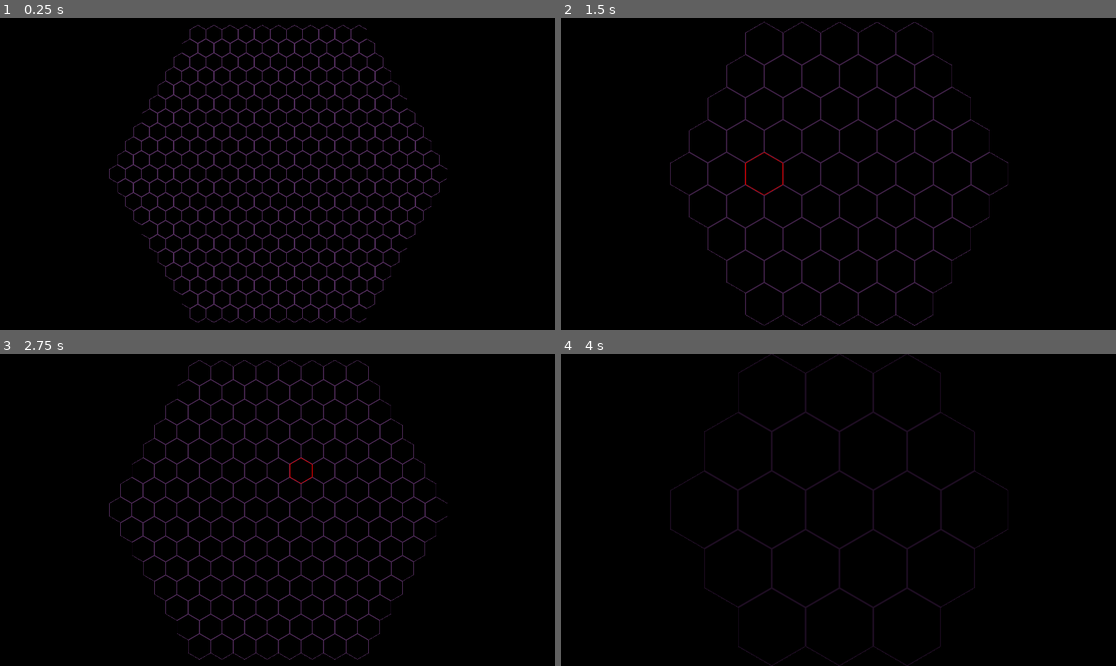
Above: before the commit, frames 1-4 (two rows, left to right).
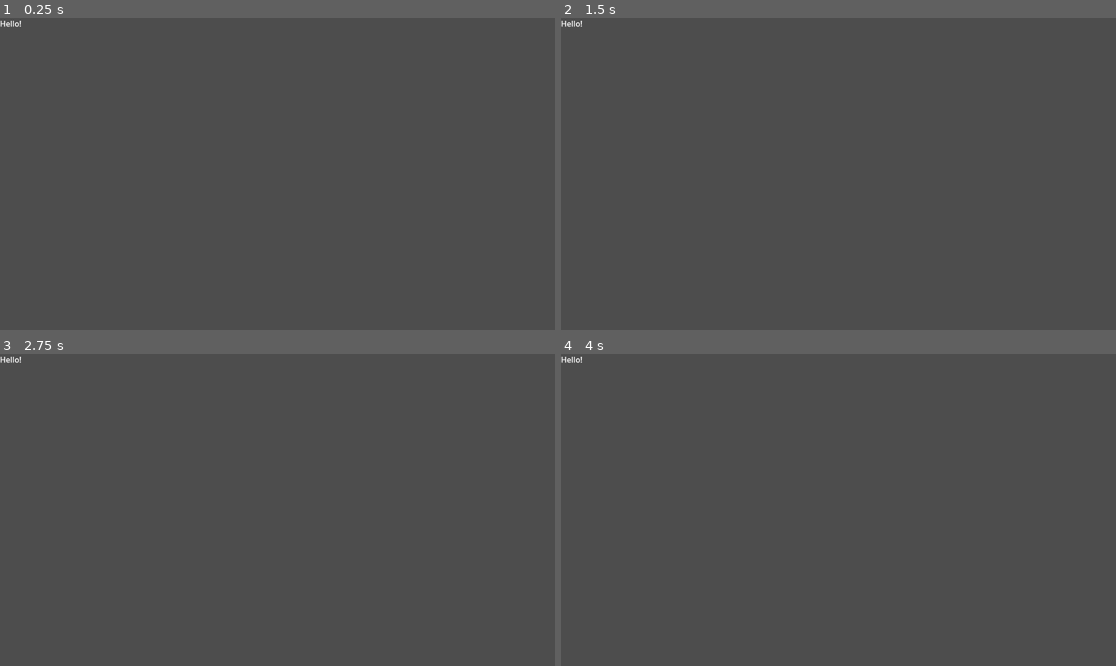
Above: after the commit, the same moments.

Repository: eyeree/cab
Game: Godot game, scene res://game/ui/main.tscn
Two runs of this game, one before a commit and one after it. Both use one fixed random seed, a clock stepped at 60 frames per second and the inputs below. Before the commit the project starts from res://grid/grid_scene.tscn.
Inputs (mouse positions are in pixels of both pictures, inside the frame that each line leads up to):
- Up to frame 1 (0.25 s): no input
- Up to frame 2 (1.5 s): tap Enter at 0.5 s; move the mouse to (960, 158) at 0.52 s; tap 1 at 0.6 s; click (960, 158) at 0.67 s; tap Space at 1.25 s; move the mouse to (727, 189) at 1.27 s; tap 2 at 1.35 s; click (727, 189) at 1.42 s
- Up to frame 3 (2.75 s): tap Enter at 2 s; move the mouse to (333, 441) at 2.02 s; tap 3 at 2.1 s; click (333, 441) at 2.17 s
- Up to frame 4 (4 s): tap Space at 2.75 s; move the mouse to (810, 572) at 2.77 s; tap 4 at 2.85 s; click (810, 572) at 2.92 s; tap Enter at 3.5 s; move the mouse to (1005, 556) at 3.52 s; tap 1 at 3.6 s; click (1005, 556) at 3.67 s

The runs differ from the first frame. In frame 1, 100% of the frame differs, in the area x 0-100%, y 0-100%; in frame 2, 100%; in frame 3, 100%; in frame 4, 100%.

Commit message:
model

Diff:
--- /dev/null
+++ b/game/icon/game_icon_1.svg
@@ -0,0 +1,48 @@
+<svg width="128" height="128" viewBox="0 0 128 128" xmlns="http://www.w3.org/2000/svg">
+  <!-- Hexagonal background -->
+  <defs>
+    <linearGradient id="grad" x1="0" y1="0" x2="1" y2="1">
+      <stop offset="0%" stop-color="#3A6332"/>
+      <stop offset="100%" stop-color="#89C16F"/>
+    </linearGradient>
+  </defs>
+  <polygon
+    points="64,8 112,32 112,96 64,120 16,96 16,32"
+    fill="url(#grad)"
+    stroke="#2A4B24"
+    stroke-width="4"
+    stroke-linejoin="round" />
+
+  <!-- Organic branching paths inside the hex -->
+  <g stroke="#2A4B24" stroke-width="4" fill="none" stroke-linecap="round" stroke-linejoin="round">
+    <!-- Main branch -->
+    <path d="M64,70
+             C64,60 64,50 60,45
+             C58,42 54,40 50,42
+             C46,44 46,48 48,50
+             C52,56 56,60 56,64" />
+
+    <!-- Branch offshoots -->
+    <path d="M56,64
+             C52,68 49,75 49,79
+             C49,83 53,86 56,84
+             C62,80 65,72 65,68" />
+
+    <path d="M64,70
+             C70,74 74,82 74,86
+             C74,90 70,93 66,91
+             C62,89 62,84 64,82
+             C68,78 70,74 70,72" />
+
+    <!-- Another branching cluster, lower area -->
+    <path d="M64,70
+             C60,72 58,78 58,82
+             C58,86 62,90 66,90" />
+
+    <!-- A smaller cluster towards the right -->
+    <path d="M64,70
+             C68,68 72,66 74,62
+             C76,58 74,54 70,54
+             C68,54 66,58 66,60" />
+  </g>
+</svg>
--- /dev/null
+++ b/game/ui/main.tscn
@@ -0,0 +1,15 @@
+[gd_scene format=3 uid="uid://bs4xqfk5ujxms"]
+
+[node name="Main" type="Control"]
+layout_mode = 3
+anchors_preset = 15
+anchor_right = 1.0
+anchor_bottom = 1.0
+grow_horizontal = 2
+grow_vertical = 2
+
+[node name="Label" type="Label" parent="."]
+layout_mode = 0
+offset_right = 40.0
+offset_bottom = 23.0
+text = "Hello!"
--- /dev/null
+++ b/gene/absorb_ambient_nutrition/absorb_ambient_nutrition_gene.gd
@@ -0,0 +1 @@
+class_name AbsorbeAmbientNutritionGene extends Gene
--- /dev/null
+++ b/gene/enzyme_attack/enzyme_attack_gene.gd
@@ -0,0 +1 @@
+class_name EnzymeAttackGene extends Node
--- /dev/null
+++ b/gene/enzyme_defense/enzyme_defense_gene.gd
@@ -0,0 +1 @@
+class_name EnzymeDefenceGene extends Node
--- /dev/null
+++ b/gene/grow_tenderal/grow_tenderal_gene.gd
@@ -0,0 +1 @@
+class_name GrowTenderalGene extends Gene
--- /dev/null
+++ b/gene/physical_attack/physical_attack_gene.gd
@@ -0,0 +1 @@
+class_name PhysicalAttackGene extends Node
--- /dev/null
+++ b/gene/physical_defense/physical_defense_gene.gd
@@ -0,0 +1 @@
+class_name PhysicalDefenceGene extends Node
--- /dev/null
+++ b/gene/reproduce_cell/reproduce_cell_gene.gd
@@ -0,0 +1 @@
+class_name ReproduceCellGene extends Gene
--- a/grid/grid_scene.gd
+++ b/grid/grid.gd
@@ -1,5 +1,5 @@
 @tool
-class_name GridScene extends Node3D
+class_name Grid extends Node3D
 
 # https://www.redblobgames.com/grids/hexagons/
 
--- a/grid/grid_scene.tscn
+++ b/grid/grid.tscn
@@ -1,15 +1,15 @@
 [gd_scene load_steps=10 format=3 uid="uid://b1umt3mgf2ylg"]
 
-[ext_resource type="Script" uid="uid://bls54okmys6ga" path="res://grid/grid_scene.gd" id="1_avoiu"]
-[ext_resource type="Shader" uid="uid://clwnldpyc8any" path="res://grid/hex_grid_shader_2.gdshader" id="3_c8nch"]
+[ext_resource type="Script" uid="uid://bls54okmys6ga" path="res://grid/grid.gd" id="1_ppiwg"]
+[ext_resource type="Shader" uid="uid://clwnldpyc8any" path="res://grid/hex_grid.gdshader" id="2_y3jnv"]
 
 [sub_resource type="ShaderMaterial" id="ShaderMaterial_65i6o"]
 render_priority = 0
-shader = ExtResource("3_c8nch")
+shader = ExtResource("2_y3jnv")
 shader_parameter/line_color = Color(0.314284, 0.17842, 0.351607, 1)
 shader_parameter/selected_color = Color(1, 0, 0, 1)
-shader_parameter/line_size = 0.125
-shader_parameter/max_hex_distance = 5
+shader_parameter/line_size = 0.175
+shader_parameter/max_hex_distance = 10
 shader_parameter/selected_index = Vector2i(1000, 1000)
 
 [sub_resource type="PlaneMesh" id="PlaneMesh_sle3t"]
@@ -42,7 +42,7 @@
 ambient_light_energy = 0.65
 
 [node name="GridScene" type="Node3D"]
-script = ExtResource("1_avoiu")
+script = ExtResource("1_ppiwg")
 grid_size = 3
 
 [node name="GridPlane" type="MeshInstance3D" parent="."]
--- a/grid/hex_grid_shader.gdshader
+++ /dev/null
@@ -1,66 +0,0 @@
-shader_type spatial;
-render_mode unshaded;
-
-uniform float scale = 8.0;
-uniform float radius = 1.0;
-uniform float offset = 0.268;
-uniform float power = 1.0;
-uniform bool hide_incomplete = false;
-uniform vec4 color : source_color = vec4(0.0, 0.6, 1.0, 1.0);
-
-float is_in_hex(float hex_radius, vec2 local_point) {
-	const vec2 AXIS[3] = {
-		vec2(sqrt(3)*0.5, 0.5),
-		vec2(0.0, 1.0),
-		vec2(-sqrt(3)*0.5, 0.5)
-	};
-	float max_r = 0.0;
-	for (int i = 0; i < 3; i++) {
-		float r = dot(local_point, AXIS[i]);
-		r /= (sqrt(3)*0.5*hex_radius);
-		max_r = max(max_r, abs(r));
-	}
-	return max_r;
-}
-
-float snap_to_center(float local_coord, float hex_radius) {
-	return float(floor((local_coord+hex_radius)/(2.0*hex_radius)))*2.0*hex_radius;
-}
-
-vec2 calculate_local_center(vec2 uv, float r) {
-	float y_coord_1 = snap_to_center(uv.y, r);
-	float x_coord_1 = snap_to_center(uv.x, r*sqrt(3));
-	vec2 point_1 = vec2(x_coord_1, y_coord_1);
-
-	float x_coord_2 = snap_to_center(uv.x - r*sqrt(3), r*sqrt(3));
-	float y_coord_2 = snap_to_center(uv.y - r, r);
-	vec2 point_2 = vec2(x_coord_2, y_coord_2) + vec2(r*sqrt(3), r);
-
-	if (length(uv - point_1) < length(uv - point_2)) {
-		return point_1;
-	} else {
-		return point_2;
-	}
-}
-
-void fragment() {
-	vec2 uv = (UV - vec2(0.5, 0.5)) * scale;
-	float r = (radius * sqrt(3) + offset)/2.0;
-	vec2 local_center = calculate_local_center(uv, r);
-	vec2 local_coords = uv - local_center;
-
-	if (hide_incomplete && (
-			abs(local_center.x) > scale/2.0 - radius ||
-			abs(local_center.y) > scale/2.0 - radius*sqrt(3)
-		)
-	) {
-		ALPHA = 0.0;
-	} else if (is_in_hex(radius, local_coords) <= 1.0) {
-		float rad = is_in_hex(radius, local_coords);
-		rad = pow(rad, power);
-		ALBEDO = color.rgb;
-		ALPHA = rad;
-	} else {
-		ALPHA = 0.0;
-	}
-}
--- a/icon.svg
+++ /dev/null
@@ -1 +0,0 @@
-<svg xmlns="http://www.w3.org/2000/svg" width="128" height="128"><rect width="124" height="124" x="2" y="2" fill="#363d52" stroke="#212532" stroke-width="4" rx="14"/><g fill="#fff" transform="translate(12.322 12.322)scale(.101)"><path d="M105 673v33q407 354 814 0v-33z"/><path fill="#478cbf" d="m105 673 152 14q12 1 15 14l4 67 132 10 8-61q2-11 15-15h162q13 4 15 15l8 61 132-10 4-67q3-13 15-14l152-14V427q30-39 56-81-35-59-83-108-43 20-82 47-40-37-88-64 7-51 8-102-59-28-123-42-26 43-46 89-49-7-98 0-20-46-46-89-64 14-123 42 1 51 8 102-48 27-88 64-39-27-82-47-48 49-83 108 26 42 56 81zm0 33v39c0 276 813 276 814 0v-39l-134 12-5 69q-2 10-14 13l-162 11q-12 0-16-11l-10-65H446l-10 65q-4 11-16 11l-162-11q-12-3-14-13l-5-69z"/><path d="M483 600c0 34 58 34 58 0v-86c0-34-58-34-58 0z"/><circle cx="725" cy="526" r="90"/><circle cx="299" cy="526" r="90"/></g><g fill="#414042" transform="translate(12.322 12.322)scale(.101)"><circle cx="307" cy="532" r="60"/><circle cx="717" cy="532" r="60"/></g></svg>
--- /dev/null
+++ b/model/appearance.gd
@@ -0,0 +1,5 @@
+class_name Appearance extends Node
+
+#@export var name:String = '(new appearance)'
+
+@export var cells:Dictionary[String, CellAppearance] = {}
--- /dev/null
+++ b/model/cell.gd
@@ -0,0 +1,4 @@
+class_name Cell extends Node3D
+
+@export var genome:Genome
+@export var type:CellType
--- /dev/null
+++ b/model/cell.tscn
@@ -0,0 +1,6 @@
+[gd_scene load_steps=2 format=3 uid="uid://ss11q3o2yicq"]
+
+[ext_resource type="Script" uid="uid://jd1vphqda12y" path="res://model/cell.gd" id="1_wnlri"]
+
+[node name="CellScene" type="Node3D"]
+script = ExtResource("1_wnlri")
--- /dev/null
+++ b/model/cell_appearance.gd
@@ -0,0 +1,3 @@
+class_name CellAppearance extends Node3D
+
+@export var effect_appearances:Array[EffectAppearance] = []
--- /dev/null
+++ b/model/cell_type.gd
@@ -0,0 +1,4 @@
+class_name CellType extends Node
+
+@export var active_genes:Array[Gene]
+@export var cell_appearance:CellAppearance
--- /dev/null
+++ b/model/effect_appearance.gd
@@ -0,0 +1 @@
+class_name EffectAppearance extends Node
--- /dev/null
+++ b/model/gene.gd
@@ -0,0 +1,3 @@
+class_name Gene extends Resource
+
+@export var required_effects:Array[StringName] = []
--- /dev/null
+++ b/model/genome.gd
@@ -0,0 +1,6 @@
+class_name Genome extends Node
+
+#@export var name:String = '(new genone)'
+@export var appearance:Appearance
+@export var genes:Array[Gene] = []
+@export var cell_types:Array[CellType] = []
--- a/project.godot
+++ b/project.godot
@@ -10,10 +10,13 @@
 
 [application]
 
-config/name="New Game Project"
-run/main_scene="res://grid/grid_scene.tscn"
+config/name="Cellular Auto Battle"
+run/main_scene="uid://bs4xqfk5ujxms"
 config/features=PackedStringArray("4.4", "Mobile")
-config/icon="res://icon.svg"
+boot_splash/bg_color=Color(0.177001, 0.162603, 0.191404, 1)
+boot_splash/image="uid://bpivn70s33guk"
+config/icon="uid://rk0fm7f2ob4"
+boot_splash/minimum_display_time=2000
 
 [rendering]
 
Not shown, added: game/icon/game_icon_1.svg.import
Binary file added: game/icon/game_icon_2.png
Not shown, added: game/icon/game_icon_2.png.import
Binary file added: game/icon/game_icon_2.webp
Not shown, changed: game/icon/game_icon_2.webp.import
Not shown, added: gene/absorb_ambient_nutrition/absorb_ambient_nutrition_gene.gd.uid
Not shown, added: gene/enzyme_attack/enzyme_attack_gene.gd.uid
Not shown, added: gene/enzyme_defense/enzyme_defense_gene.gd.uid
Not shown, added: gene/grow_tenderal/grow_tenderal_gene.gd.uid
Not shown, added: gene/physical_attack/physical_attack_gene.gd.uid
Not shown, added: gene/physical_defense/physical_defense_gene.gd.uid
Not shown, added: gene/reproduce_cell/reproduce_cell_gene.gd.uid
(and 13 more such lines)
